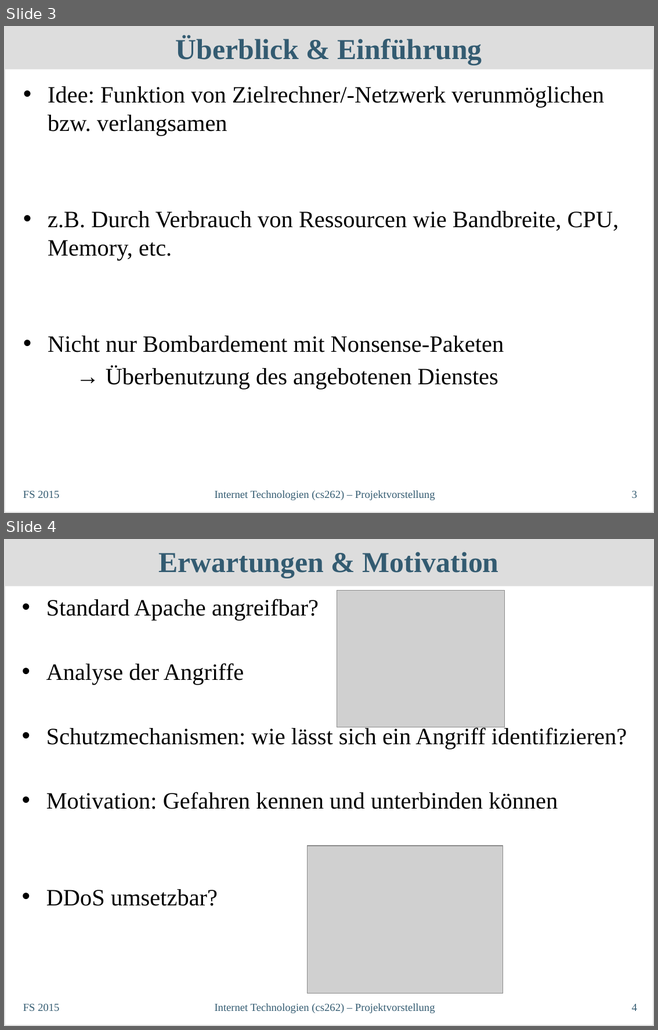
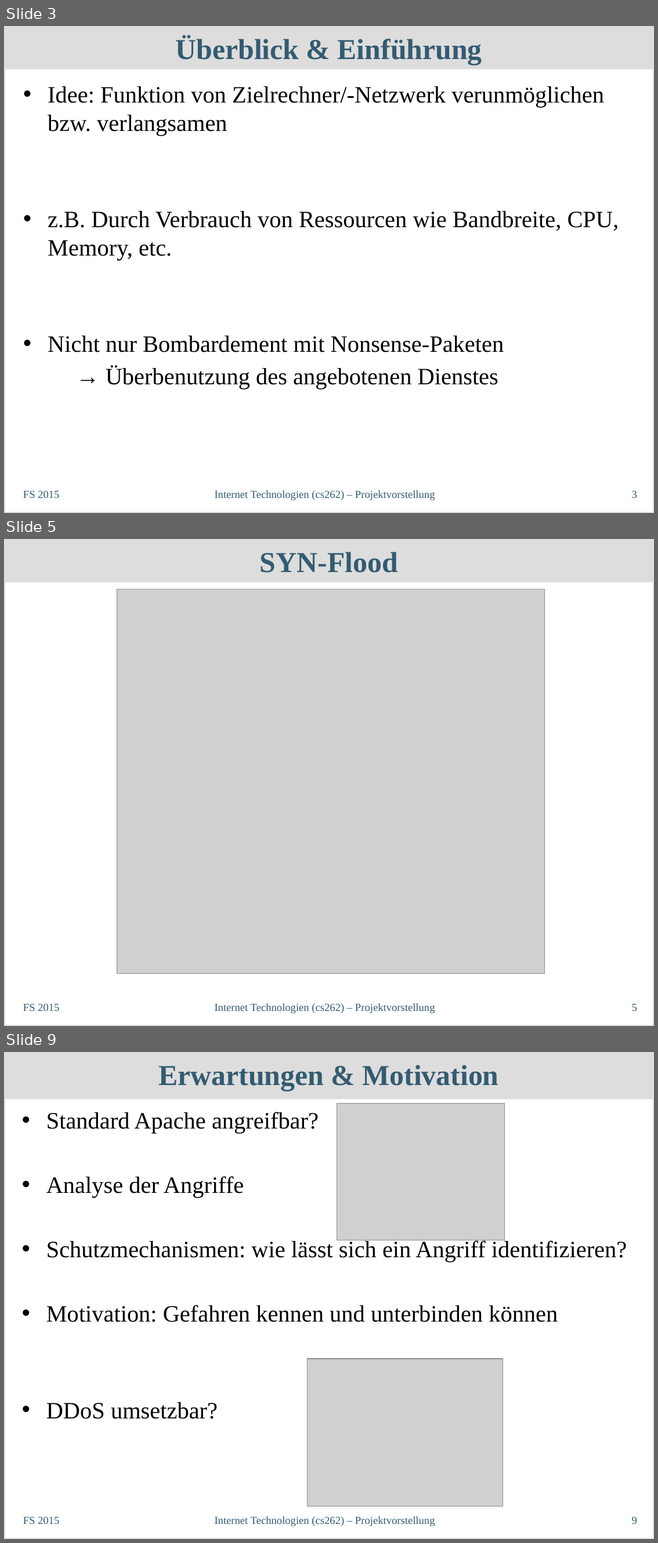
Before and after one commit to philipp-oldenburg/dos, a slide deck: Projektvorstellung/InetTechKurzvortrag.odp. Shown one above the other, each under a label of ours: slides 3 and 4 before the commit, slides 3, 5 and 9 after it; the slides between them are not shown. The pictures are 658x1030 and 658x1543 pixels, drawn with LibreOffice and Linux fonts; fonts in the diff are those of the drawing; grey boxes stand for pictures. Boxes give left, top, right and bottom in pixels: in the first picture for what was removed or moved away, otherwise in the second. Text is boxed around its words. In the diff, an @@ line names an element or a change of style, - is before the commit and + after.

Commit message:
added SYN-Flood explanation

```diff
--- a/Projektvorstellung/InetTechKurzvortrag.odp
+++ b/Projektvorstellung/InetTechKurzvortrag.odp
@@ slide 5 added at box(4, 539, 654, 1026), background #FFFFFF; not listed: 1 template element that a slide beside it also shows @@
@@ title added at box(4, 539, 654, 583), fill #DDDDDD, 32 pt, text #335B71, bold @@
+SYN-Flood
@@ picture added at box(117, 589, 545, 974) @@
@@ text added at box(23, 1004, 59, 1011), 12 pt, text #335B71 @@
+FS 2015
@@ text added at box(215, 1004, 435, 1013), 12 pt, text #335B71 @@
+Internet Technologien (cs262) – Projektvorstellung
@@ page number added at box(632, 1004, 637, 1011), 12 pt, text #335B71 @@
+5
@@ what was slide 4 is now slide 9 @@
@@ page number at box(632, 1517, 637, 1524): text changed @@
-4
+9
```
Also in this commit, not shown: 4 other slides added.
